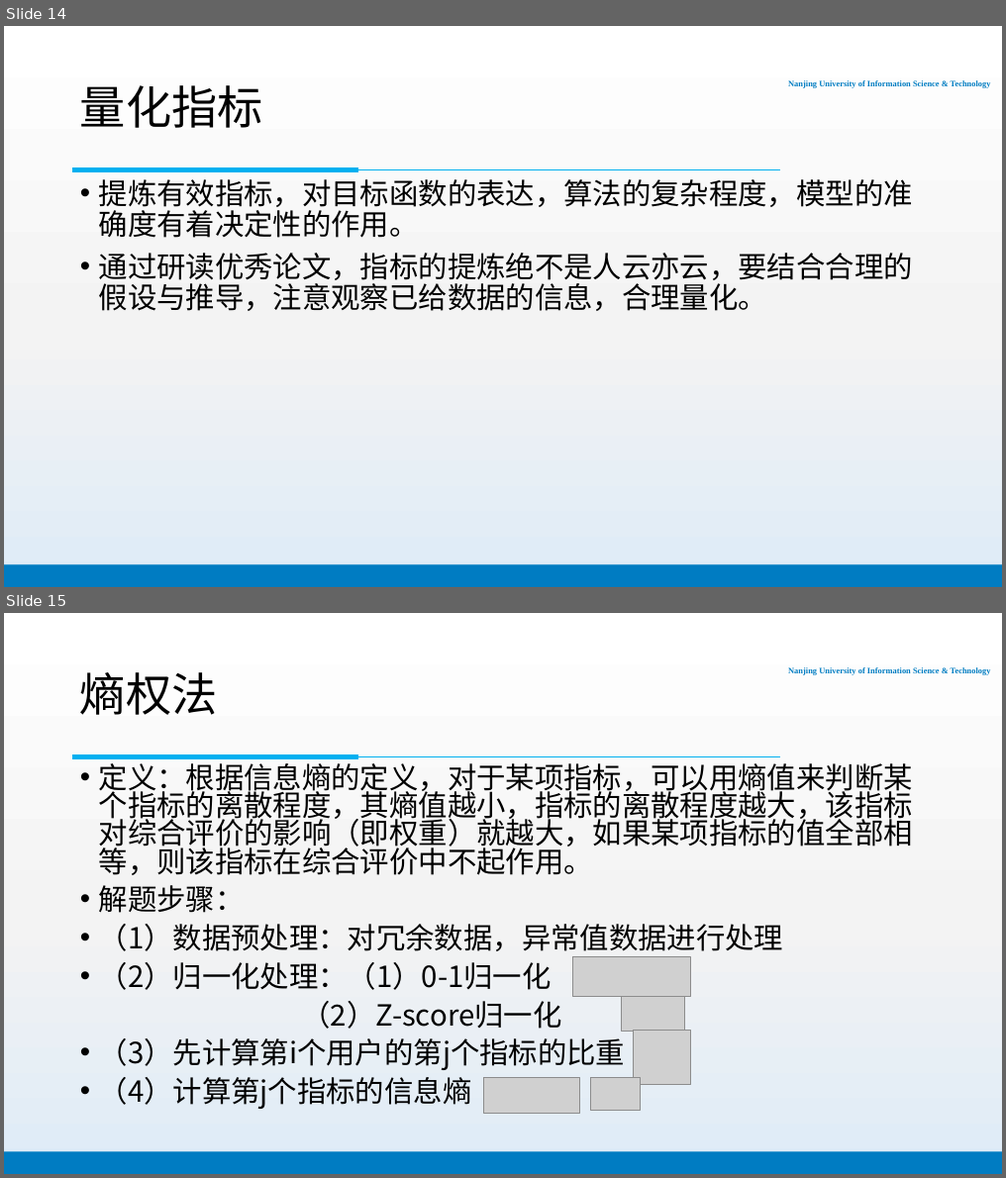
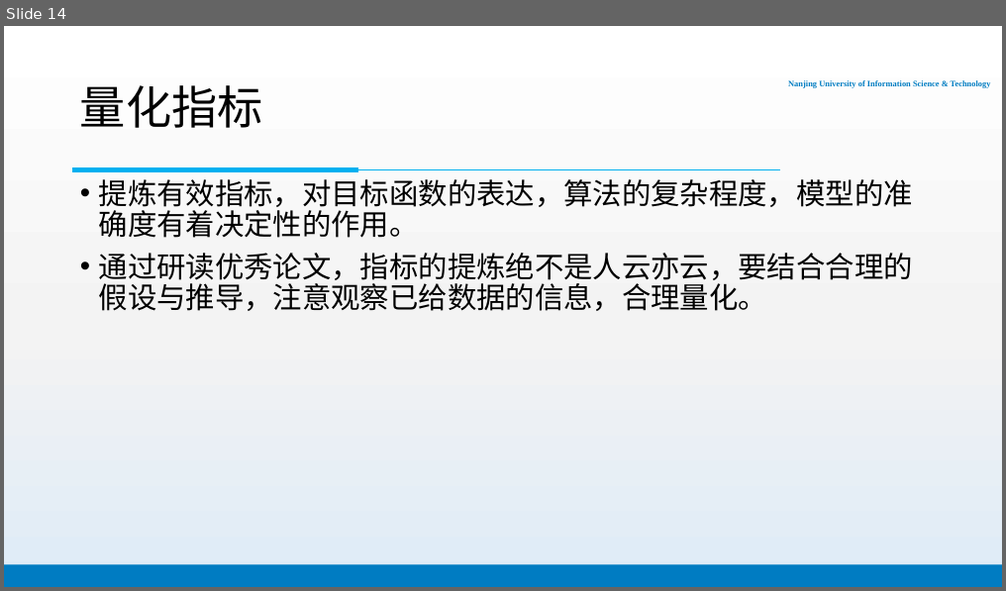
Before and after one commit to PhantomGMC/Week16-Math_model, a slide deck: 数模16周报告.pptx. Shown one above the other, each under a label of ours: slides 14 and 15 before the commit, slide 14 after it. The pictures are 1006x1178 and 1006x591 pixels, drawn with LibreOffice and Linux fonts; fonts in the diff are those of the drawing; grey boxes stand for pictures; background and template pictures are left out. Boxes give left, top, right and bottom in pixels: in the first picture for what was removed or moved away, otherwise in the second. Text is boxed around its words. In the diff, an @@ line names an element or a change of style, - is before the commit and + after.

```diff
--- a/数模16周报告.pptx
+++ b/数模16周报告.pptx
@@ slide 15 removed at (4,613,1002,1174), background gradient #FFFFFF to #F3F3F3 to #DEEBF7; not listed: 4 template elements that a slide beside it also shows @@
@@ title removed at (80,672,218,715) @@
-熵权法
@@ text removed at (99,759,913,1109) @@
-• 定义：根据信息熵的定义，对于某项指标，可以用熵值来判断某个指标的离散程度，其熵值越小，指标的离散程度越大，该指标对综合评价的影响（即权重）就越大，如果某项指标的值全部相等，则该指标在综合评价中不起作用。
-• 解题步骤：
-• （1）数据预处理：对冗余数据，异常值数据进行处理
-• （2）归一化处理：（1）0-1归一化
-（2）Z-score归一化
-• （3）先计算第i个用户的第j个指标的比重
-• （4）计算第j个指标的信息熵
@@ picture removed at (573,957,690,997) @@
@@ picture removed at (622,997,685,1032) @@
@@ picture removed at (633,1031,690,1084) @@
@@ picture removed at (484,1078,580,1113) @@
@@ picture removed at (591,1078,640,1110) @@
```
Also in this commit, not shown: 7 slides changed, 3 other slides removed.
